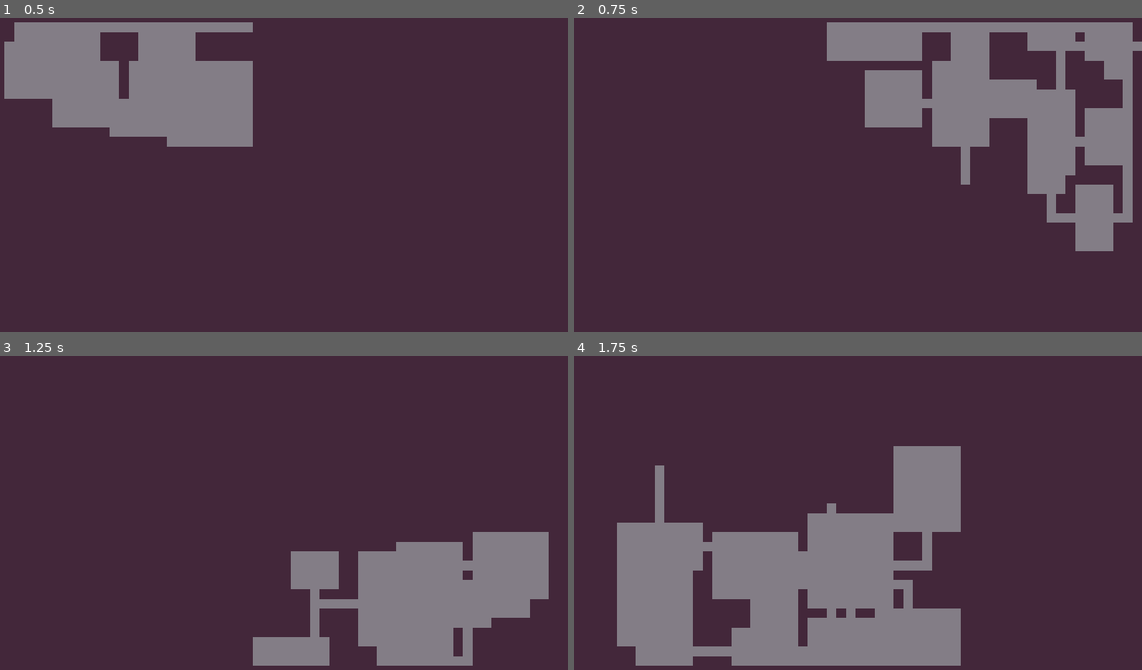
Above: before the commit, frames 1-4 (two rows, left to right).
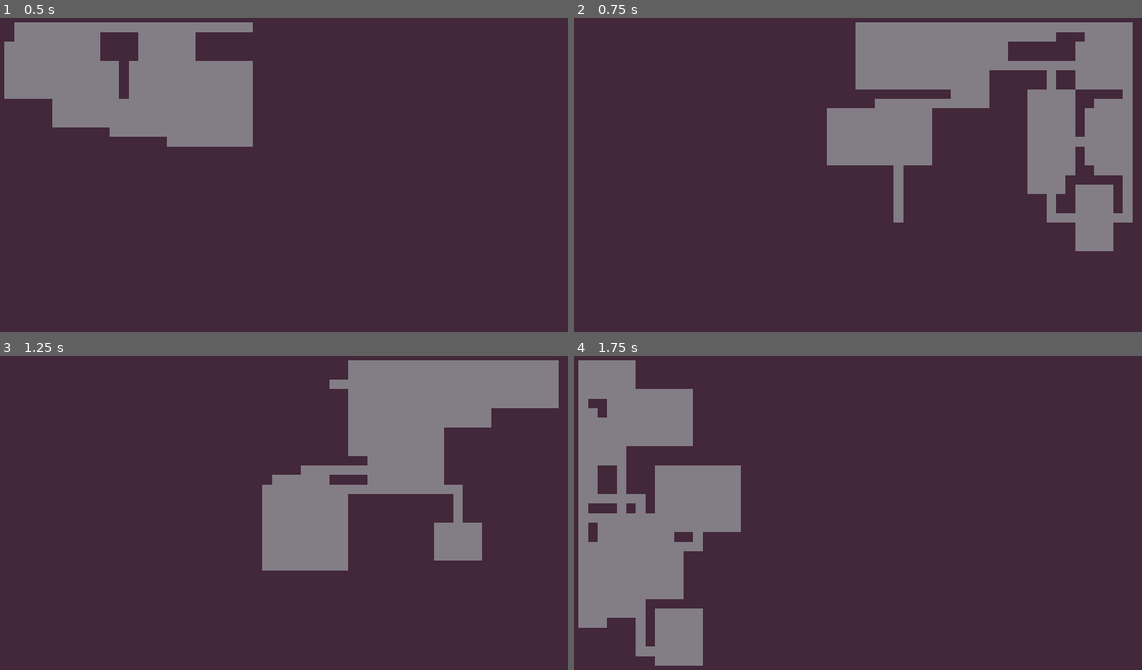
Above: after the commit, the same moments.

Repository: rkcf/gdDiggerDemo
Game: Godot game, scene res://scenes/DiggerManager.tscn
Same seed, same stepped clock (60 frames per second), same inputs: the game is played once before the commit and once after it.
Inputs:
- Up to frame 1 (0.5 s): no input
- Up to frame 2 (0.75 s): tap Enter (ui_accept) at 0.5 s
- Up to frame 3 (1.25 s): tap Enter (ui_accept) at 0.77 s
- Up to frame 4 (1.75 s): tap Enter (ui_accept) at 1.25, 1.52 s

Frame 1 is identical in both runs. In frame 2, 9.9% of the frame differs, in the area x 44-100%, y 1-66%; in frame 3, 28%; in frame 4, 32%, in the area x 0-69%, y 1-99%.

Commit message:
fix bug where room boundary spawn was outside of level boundary

Diff:
--- a/scenes/DiggerManager.gd
+++ b/scenes/DiggerManager.gd
@@ -29,8 +29,12 @@
 		var randx = round(rand_range(0, room.size.x - 1))
 		var randy = round(rand_range(0, room.size.y - 1))
 		var room_position: Vector2 = room.position + Vector2(randx, randy)
-		start_position = room_position
-		n_generations -= 1
+		# Make sure room_position is within boundaries
+		if self.level_boundary.has_point(room_position):
+			start_position = room_position
+			n_generations -= 1
+		else:
+			print("Early Generation Extinction")
 
 
 func create_room(start_position: Vector2) -> Room2D:
